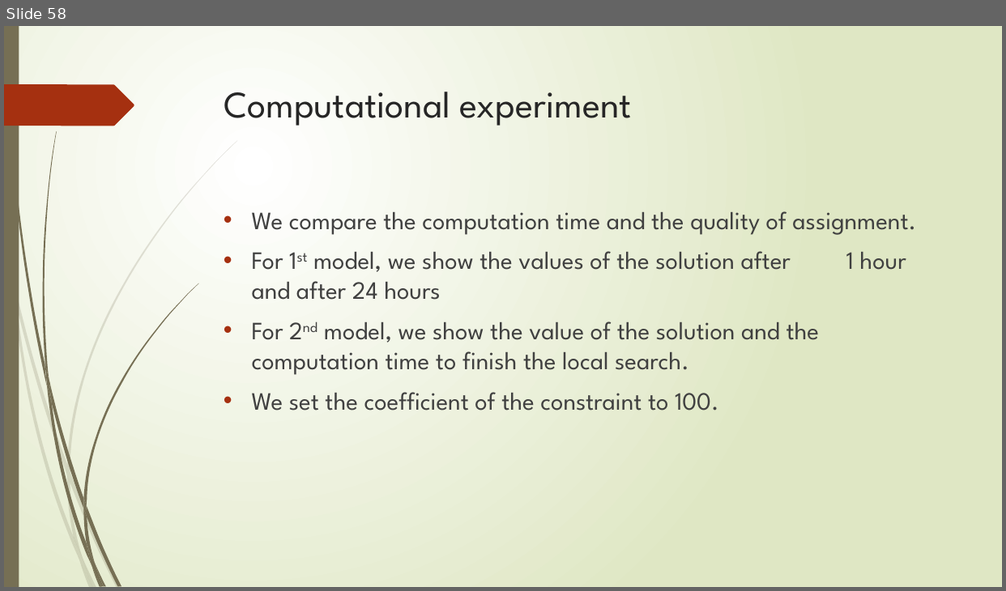
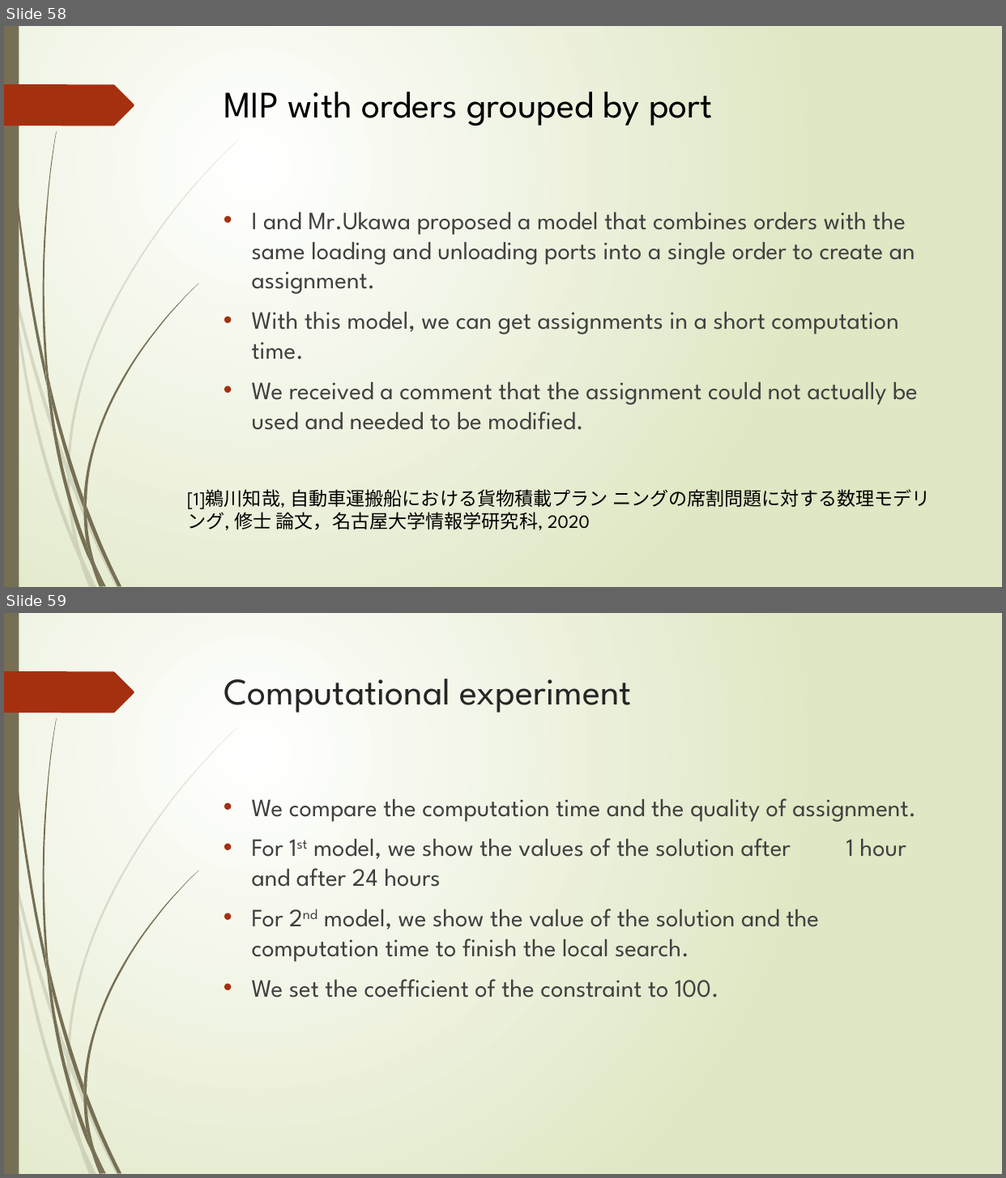
Before and after one commit to r-kurosu/kline_new, a slide deck: 竹田_修論発表.pptx. Shown one above the other, each under a label of ours: slide 58 before the commit, slides 58 and 59 after it. The pictures are 1006x591 and 1006x1178 pixels, drawn with LibreOffice and Linux fonts; fonts in the diff are those of the drawing. Boxes give left, top, right and bottom in pixels: in the first picture for what was removed or moved away, otherwise in the second. Text is boxed around its words. In the diff, an @@ line names an element or a change of style, - is before the commit and + after.

```diff
--- a/竹田_修論発表.pptx
+++ b/竹田_修論発表.pptx
@@ slide 58 added at (4, 26, 1002, 587), background gradient #FFFFFF to #DFE8C4; not listed: 24 template elements that a slide beside it also shows @@
@@ title added at (224, 92, 713, 126), 36 pt, text #000000 @@
+MIP with orders grouped by port
@@ text added at (252, 212, 918, 430), 24 pt, text #404040 @@
+• I and Mr.Ukawa proposed a model that combines orders with the same loading and unloading ports into a single order to create an assignment.
+• With this model, we can get assignments in a short computation time.
+• We received a comment that the assignment could not actually be used and needed to be modified.
@@ text added at (187, 489, 931, 531), 18 pt, text #000000 @@
+[1]鵜川知哉, 自動車運搬船における貨物積載プラン ニングの席割問題に対する数理モデリング, 修士 論文，名古屋大学情報学研究科, 2020
@@ what was slide 58 is now slide 59 @@
```
Also in this commit, not shown: 1 slide changed.
